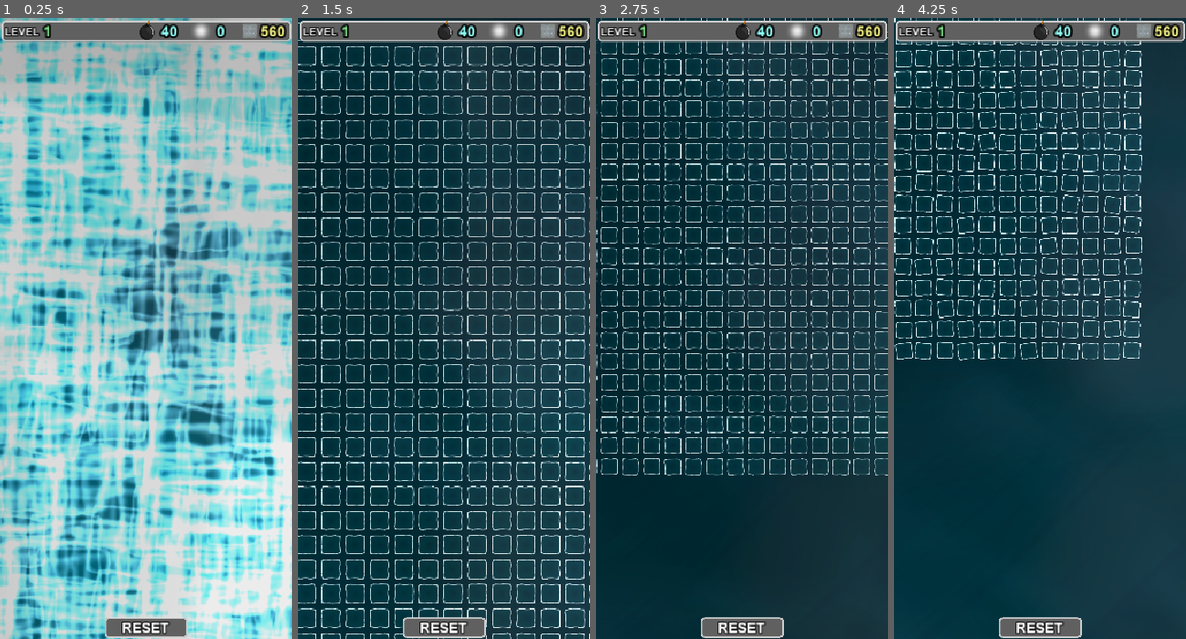
Above: before the commit, frames 1-4 (left to right).
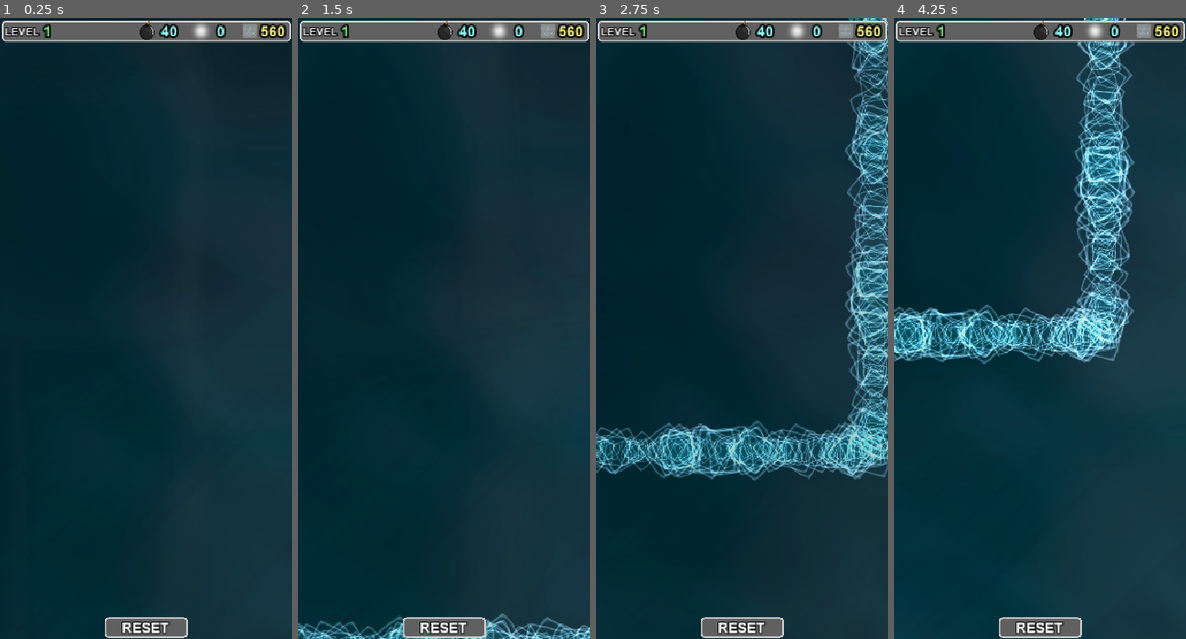
Above: after the commit, the same moments.

Repository: cloudziq/Mini_Sapper
Game: Godot game, scene res://scenes/SYS.tscn
The game is run twice, just before and just after one commit, with the same random seed, the same clock (stepped at 60 frames per second) and the same inputs.
Inputs (mouse positions are in pixels of both pictures, inside the frame that each line leads up to):
- Up to frame 1 (0.25 s): no input
- Up to frame 2 (1.5 s): move the mouse to (508, 297) at 0.52 s; hold Mouse wheel up (zoom+) 0.53-1.25 s; click (508, 297) at 0.67 s; drag from (385, 359) to (309, 24) at 1.27 s
- Up to frame 3 (2.75 s): move the mouse to (771, 191) at 2.02 s; hold Mouse wheel up (zoom+) from 2.03 s (still down); click (771, 191) at 2.17 s
- Up to frame 4 (4.25 s): release Mouse wheel up (zoom+) at 2.75 s; drag from (1025, 452) to (905, 42) at 2.77 s; move the mouse to (1127, 421) at 3.52 s; hold Mouse wheel up (zoom+) from 3.53 s (still down); click (1127, 421) at 3.67 s

The runs differ from the first frame. In frame 1, 96% of the frame differs, in the area x 0-100%, y 0-100%; in frame 2, 15%; in frame 3, 21%; in frame 4, 16%.
Error after the commit: Attempt to call function 'set_ease' in base 'null instance' on a null instance. (res://scripts/tile.gd:66)

Commit message:
errors squashing + some more fixes + bump tile sound + font changes

Diff:
--- /dev/null
+++ b/default_bus_layout.tres
@@ -0,0 +1,9 @@
+[gd_resource type="AudioBusLayout" format=2]
+
+[resource]
+bus/1/name = "sfx"
+bus/1/solo = false
+bus/1/mute = false
+bus/1/bypass_fx = false
+bus/1/volume_db = 0.202803
+bus/1/send = "Master"
--- a/project.godot
+++ b/project.godot
@@ -26,6 +26,7 @@
 [debug]
 
 settings/gdscript/max_call_stack=4096
+gdscript/warnings/return_value_discarded=false
 gdscript/warnings/integer_division=false
 shapes/collision/shape_color=Color( 0.913725, 0.913725, 0.913725, 0.419608 )
 
--- a/scenes/LEVEL.tscn
+++ b/scenes/LEVEL.tscn
@@ -11,6 +11,7 @@
 [ext_resource path="res://scenes/level_GUI.tscn" type="PackedScene" id=9]
 [ext_resource path="res://scenes/tile_marker.tscn" type="PackedScene" id=10]
 [ext_resource path="res://assets/sounds/tile_mark.wav" type="AudioStream" id=11]
+[ext_resource path="res://assets/sounds/tile_bump.ogg" type="AudioStream" id=12]
 
 [node name="level" type="Node2D"]
 script = ExtResource( 1 )
@@ -38,7 +39,14 @@
 pitch_scale = 0.84
 mix_target = 2
 
-[node name="Marker" type="AudioStreamPlayer" parent="."]
+[node name="TileMarker" type="AudioStreamPlayer" parent="."]
 stream = ExtResource( 11 )
 volume_db = -20.0
 pitch_scale = 3.2
+
+[node name="TileBump" type="AudioStreamPlayer" parent="."]
+stream = ExtResource( 12 )
+volume_db = -14.0
+pitch_scale = 0.68
+mix_target = 2
+bus = "sfx"
--- a/scenes/tile_label.tscn
+++ b/scenes/tile_label.tscn
@@ -1,6 +1,6 @@
 [gd_scene load_steps=3 format=2]
 
-[ext_resource path="res://assets/graphics/fonts/tile_font.fnt" type="BitmapFont" id=1]
+[ext_resource path="res://assets/graphics/fonts/TileFont.fnt" type="BitmapFont" id=1]
 [ext_resource path="res://scripts/tile_label.gd" type="Script" id=2]
 
 [node name="CenterContainer" type="CenterContainer"]
@@ -17,9 +17,9 @@
 [node name="Label" type="Label" parent="."]
 light_mask = 0
 margin_left = 29.0
-margin_top = 2.0
+margin_top = 8.0
 margin_right = 70.0
-margin_bottom = 98.0
+margin_bottom = 92.0
 grow_horizontal = 2
 grow_vertical = 2
 size_flags_vertical = 1
--- a/scripts/level_main.gd
+++ b/scripts/level_main.gd
@@ -149,15 +149,15 @@
 			node  = _marker.instance()
 			board_data[x][y][0][0].add_child(node)
 			board_data[x][y][0][1]  = node
-			$Marker.pitch_scale  = 3.22
+			$TileMarker.pitch_scale  = 3.22
 		else:
 			marker_amount -= 1
 			board_data[x][y][0][1].queue_free()
 			board_data[x][y][0][1]  = null
-			$Marker.pitch_scale  = 6.48
+			$TileMarker.pitch_scale  = 6.48
 
 	$GUI.update()
-	$Marker.play()
+	$TileMarker.play()
 	hold_touch_time  = 0
 
 
@@ -242,6 +242,9 @@
 	var tx      :  int
 	var ty      :  int
 	start_coord -= Vector2(1, 1)
+
+	$TileBump.pitch_scale  = .68 + rand_range(-.04, .04)
+	$TileBump.play()
 
 	for index in near_coords:
 		tx = start_coord.x + index[0]
@@ -322,7 +325,7 @@
 		var cy = y + index[1]
 
 #		if (cx >= 0 and cx <= board_size.x-1) and (cy >= 0 and cy <= board_size.y-1):
-		if (cx == clamp(cx, 0, board_size.x-1) and cy == clamp(cy, 0, board_size.y-1)):
+		if cx == clamp(cx, 0, board_size.x-1) and cy == clamp(cy, 0, board_size.y-1):
 			if board_data[cx][cy][1] == 1:    #if tile has a bomb
 				counter = counter + 1
 
@@ -331,7 +334,7 @@
 		board_data[x][y][0][0].add_child(LABEL)    #assign as a child of tile
 		board_data[x][y][2]           = counter
 		board_data[x][y][0][3]        = LABEL
-#		if counter != 1:
-		LABEL.get_node("Label").text  = str(counter)
-#		else:
-#			LABEL.get_node("Label").text  = "I"
+		if counter != 1:
+			LABEL.get_node("Label").text  = str(counter)
+		else:
+			LABEL.get_node("Label").text  = "I"
--- a/scripts/tile.gd
+++ b/scripts/tile.gd
@@ -1,6 +1,6 @@
 extends Area2D
 
-var test_num  := 0
+#var test_num  := 0
 export(PackedScene) var _particles ;  var PARTICLES
 
 
@@ -25,15 +25,16 @@
 
 
 func _ready() -> void:
-#	$Sprite.z_index = -2
+	yield(get_tree().create_tween().tween_interval(.01), "finished")
+
 	tween_idle  = self.create_tween().set_trans(Tween.TRANS_LINEAR)
 
-	$Sprite.flip_v =  true if randf() > .5 else  false
-	$Sprite.flip_h =  true if randf() > .5 else  false
-
-	yield(get_tree().create_timer(.004), "timeout")
-
+	$Sprite.flip_v   =  true if randf() > .5 else  false
+	$Sprite.flip_h   =  true if randf() > .5 else  false
 	$Sprite.modulate = dark_color
+
+	yield(get_tree().create_timer(.02), "timeout")
+
 	if theme_data[0] == 1:
 		if theme_data[2] == false:
 			$Sprite.texture = load(path + str(theme) + ".png")
@@ -54,9 +55,9 @@
 	def_rot  = rotation_degrees
 	def_sca  = scale * 0.92
 
-	position          = G.gen_offscreen_pos(125)
+	position          = G.gen_offscreen_pos(100)
 	rotation_degrees  = randi() % 361
-	var a             : float = rand_range(.8, 4.2)
+	var a             : float = rand_range(.1, .6)
 	scale             = Vector2(a, a)
 
 	#1
@@ -67,23 +68,23 @@
 
 	tween_idle.tween_callback($TileMain, "play").set_delay(a)
 
-	tween_idle.tween_property(self, "rotation_degrees", def_rot, rand_range(.20, .32)
+	tween_idle.tween_property(self, "rotation_degrees", def_rot, rand_range(.64, 1.2) #(.20, .32)
 		).set_trans(Tween.TRANS_SINE).set_ease(Tween.EASE_OUT)
 
-	tween_idle.tween_property(self, "scale", def_sca, .4
+	tween_idle.tween_property(self, "scale", def_sca, .6
 		).set_ease(Tween.EASE_OUT)
 
 	#2
-	tween_idle.tween_interval(.12)
+	tween_idle.tween_interval(.1)
 	tween_idle.set_parallel(false)
 	tween_idle.tween_property(self, "scale", def_sca * .4, .4
 		).set_ease(Tween.EASE_IN)
 
-	tween_idle.tween_property(self, "scale", def_sca, .6
-		).set_trans(Tween.TRANS_ELASTIC).set_ease(Tween.EASE_OUT)
-
-	tween_idle.set_parallel(true)
-	tween_idle.tween_callback(self, "tile_finish").set_delay(.16)
+	tween_idle.tween_property(self, "scale", def_sca, .2
+		).set_trans(Tween.TRANS_BOUNCE).set_ease(Tween.EASE_OUT)
+
+#	tween_idle.set_parallel(true)
+	tween_idle.tween_callback(self, "tile_finish").set_delay(.025)
 
 
 
@@ -96,19 +97,16 @@
 	G.tiles_ready  += 1
 	if G.tiles_ready == (num[0] * num[1]):
 		get_parent().allow_board_input  = true
-#		animate_tile(-1)
 		G.tiles_ready  = 0
-#	else:
-#		animate_tile()
 
 	if theme_data[2] == false:
 		$Sprite.modulate  = Color(1,1,1,1)
 	else:
 		$Sprite.texture   = load(path + str(theme) + "_ON.png")
 
-	idle_animate(-1)
+	idle_anim(-1)
 	yield(get_tree().create_tween().tween_interval(.2), "finished")
-	idle_animate(1)
+	idle_anim(1)
 
 
 
@@ -120,7 +118,7 @@
 #	0  : position
 #	1  : rotation
 
-func idle_animate(type := 0) -> void:
+func idle_anim(type := 0) -> void:
 	var pos        := def_pos
 	var rot        := def_rot
 
@@ -135,7 +133,7 @@
 
 		tween_idle.tween_property(self, "position", pos, rand_range(6, 8)
 			).set_trans(Tween.TRANS_SINE).set_ease(Tween.EASE_IN_OUT)
-		tween_idle.tween_callback(self, "idle_animate").set_delay(.2)
+		tween_idle.tween_callback(self, "idle_anim").set_delay(.2)
 
 
 	elif type == 1:
@@ -144,14 +142,14 @@
 
 		tween_idle.tween_property(self, "rotation_degrees", rot, rand_range(6, 10)
 			).set_trans(Tween.TRANS_SINE).set_ease(Tween.EASE_IN_OUT)
-		tween_idle.tween_callback(self, "idle_animate", [1]).set_delay(.2)
-
-
-
-
-
-
-func bump_tile():
+		tween_idle.tween_callback(self, "idle_anim", [1]).set_delay(.2)
+
+
+
+
+
+
+func bump_tile() -> void:
 	var i  : float
 	i  = rand_range(-.04, .02)
 	var s_min  : Vector2  = def_sca * 0.40 + Vector2(i, i)
@@ -162,10 +160,12 @@
 	tween_bump  = self.create_tween()
 
 	tween_bump.tween_property(self, "scale", s_min, .16 + rand_range(-.02, .04)
-		).set_trans(Tween.TRANS_SINE).set_ease(Tween.EASE_OUT)
+		).set_trans(Tween.TRANS_CIRC).set_ease(Tween.EASE_OUT)
+
 	tween_bump.tween_property(self, "scale", s_max, .22 + rand_range(-.04, .04)
-		).set_trans(Tween.TRANS_LINEAR).set_ease(Tween.EASE_IN_OUT).set_delay(.12)
-	tween_bump.tween_property(self, "scale", def_sca, .64 + rand_range(-.06, .04)
+		).set_trans(Tween.TRANS_LINEAR).set_ease(Tween.EASE_OUT_IN).set_delay(.06)
+
+	tween_bump.tween_property(self, "scale", def_sca, .48 + rand_range(-.04, .02)
 		).set_trans(Tween.TRANS_SINE).set_ease(Tween.EASE_OUT).set_delay(.04)
 
 
@@ -185,11 +185,11 @@
 	else:
 		$Sprite.texture   = load(path + str(theme) + "_ON.png")
 
+
 	if tween_idle:  tween_idle.kill()
 	tween_idle    = self.create_tween().set_parallel(true)
 
 	if counter == 0:
-	#if tile have 0 bomb count
 		reduce_mov  = true
 		scale_to    = Vector2(.1, .1)
 		trans       = Tween.TRANS_BOUNCE
@@ -205,7 +205,6 @@
 			).set_trans(trans).set_ease(Tween.EASE_OUT).set_delay(delay)
 
 	else:
-	#if tile have any number
 		var mult    = counter * .02
 		scale_to    = Vector2(.125, .125) + Vector2(mult, mult)
 		trans       = Tween.TRANS_ELASTIC
@@ -215,7 +214,6 @@
 		add_child(PARTICLES)
 #		PARTICLES.show(counter)
 
-	#for any tile:
 	tween_idle.tween_property(self, "scale", scale_to, 3.24 + time_mod
 		).set_trans(trans).set_ease(Tween.EASE_OUT).set_delay(delay)
 
@@ -234,4 +232,5 @@
 
 
 func _exit_tree():
-	queue_free()
+	pass
+#	queue_free()
--- a/scripts/tile_label.gd
+++ b/scripts/tile_label.gd
@@ -34,11 +34,11 @@
 
 
 func reveal(rot := 0):
+	var tween      = get_tree().create_tween()
 	def_rot        = 0 - abs(rot) + rand_range(-skew_dist, skew_dist)
 	rect_scale     = Vector2(.01, .01)
 	rect_rotation  = def_rot
 	visible        = true
-	var tween      = get_tree().create_tween()
 
 	tween.tween_property(self, "rect_scale", def_sca , rand_range(.8, 1.4)
 		).set_trans(Tween.TRANS_SINE).set_ease(Tween.EASE_OUT)
Not shown, changed: assets/graphics/fonts/TileFont.fnt
Binary file added: assets/graphics/fonts/TileFont_0.tga
Not shown, changed: assets/graphics/fonts/TileFont_0.tga.import
Binary file removed: assets/graphics/fonts/tile_font_0.tga
Not shown, added: assets/sounds/tile_bump.ogg.import
Not shown: 1 places in scenes/LEVEL.tscn that only renumber resources
Not shown, added: assets/sounds/tile_bump.ogg
